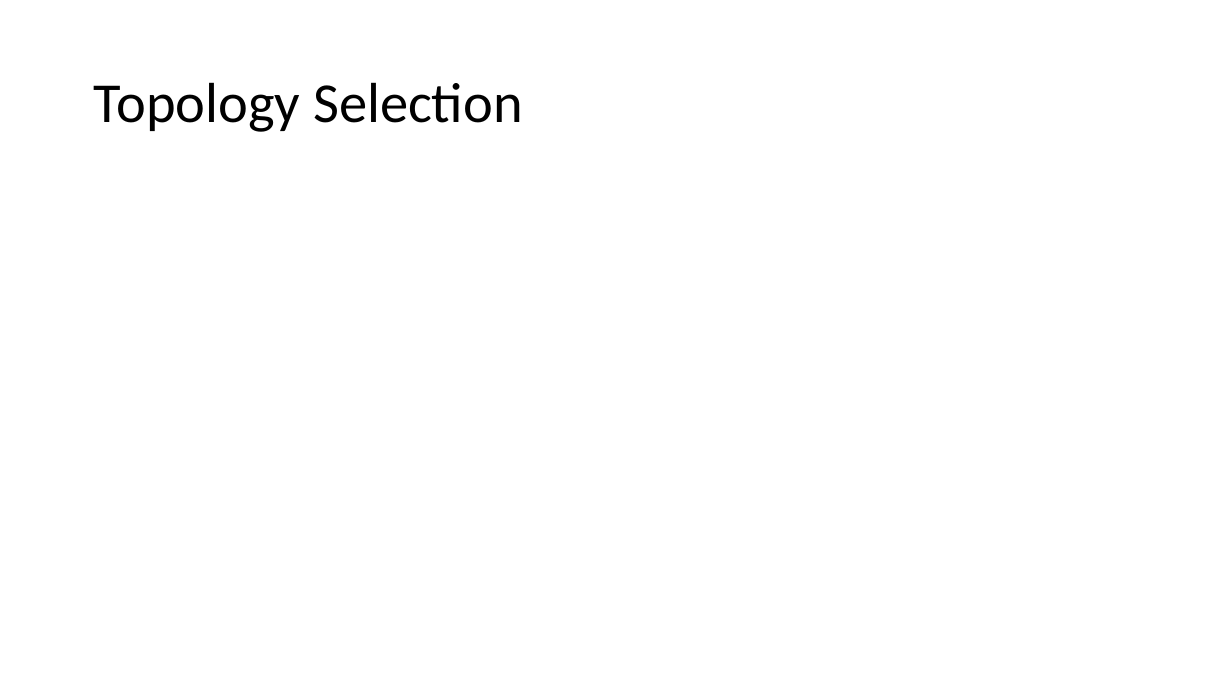
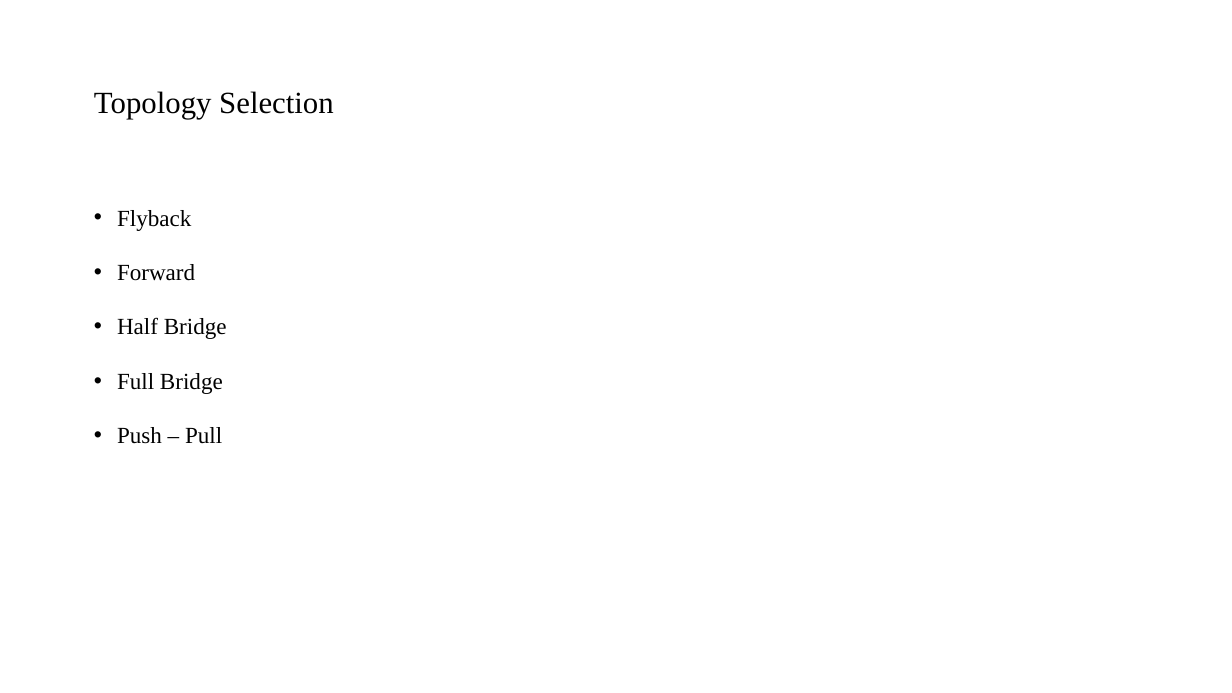
Before and after one commit to mustafayildz/EE464-Term-Project-, a slide deck: slide 3 of EE464_Proje_Sunu.pptx. Drawn at 1232x693 pixels with LibreOffice and Linux fonts; fonts in the diff are those of the drawing. Boxes give left, top, right and bottom in pixels: in the first picture for what was removed or moved away, otherwise in the second. Text is boxed around its words. In the diff, an @@ line names an element or a change of style, - is before the commit and + after.

```diff
--- a/EE464_Proje_Sunu.pptx
+++ b/EE464_Proje_Sunu.pptx
@@ title "Topology Selection" at (94, 91, 333, 119): size 44 to 24 pt, font Calibri to Times New Roman @@
@@ text added at (117, 210, 227, 444), 18 pt, text #000000 @@
+• Flyback
+• Forward
+• Half Bridge
+• Full Bridge
+• Push – Pull
```
Also in this commit, not shown: 16 other slides changed, 14 slides added, 1 slide removed, 1 other file.
